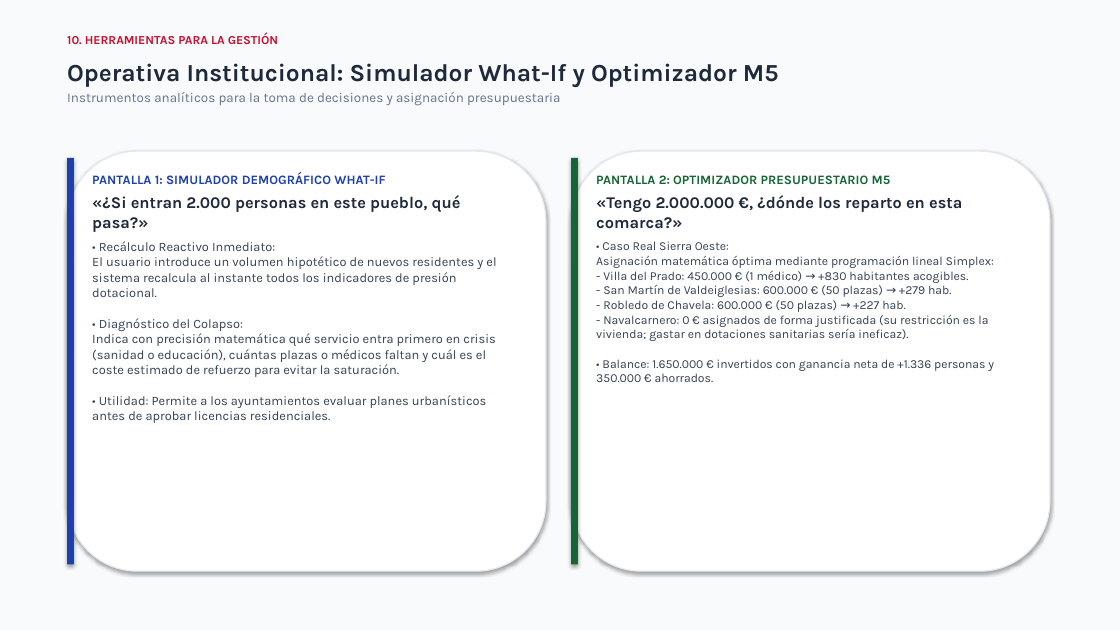
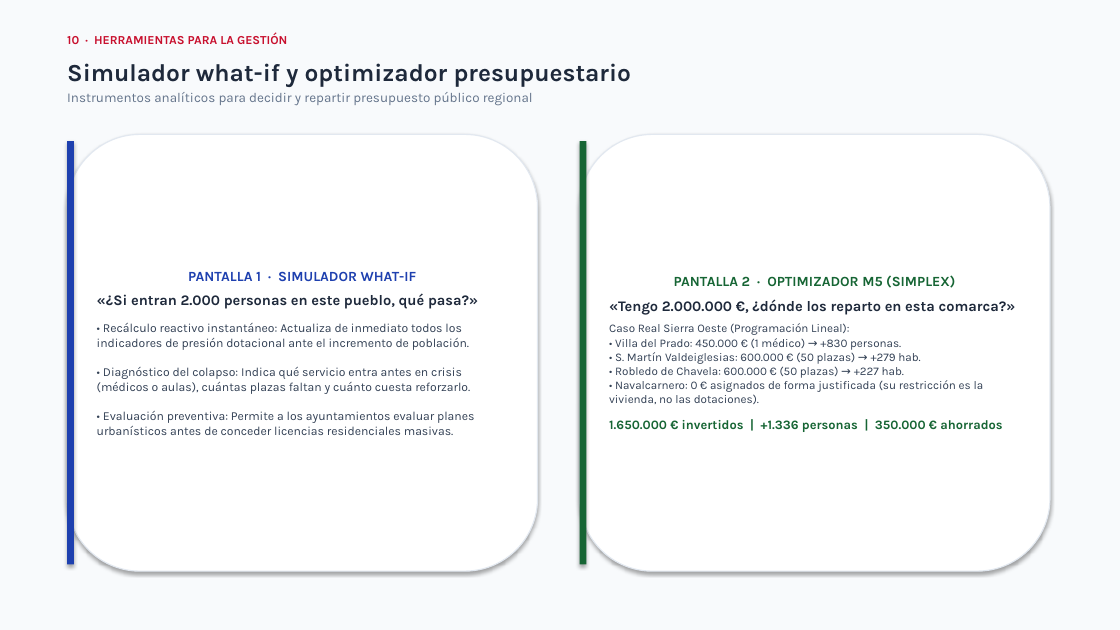
Before and after one commit to AlejandroCuntin/DatathonLodCoreMadrid, a slide deck: slide 11 of presentacion_datathon_10min.pptx. Drawn at 1120x630 pixels with LibreOffice and Linux fonts; fonts in the diff are those of the drawing. Boxes give left, top, right and bottom in pixels: in the first picture for what was removed or moved away, otherwise in the second. Text is boxed around its words. In the diff, an @@ line names an element or a change of style, - is before the commit and + after.

```diff
--- a/presentacion_datathon_10min.pptx
+++ b/presentacion_datathon_10min.pptx
@@ text at [67, 33, 287, 44]: text changed @@
-10. HERRAMIENTAS PARA LA GESTIÓN
+10 · HERRAMIENTAS PARA LA GESTIÓN
@@ text at [67, 63, 631, 105]: text changed @@
-Operativa Institucional: Simulador What-If y Optimizador M5
-Instrumentos analíticos para la toma de decisiones y asignación presupuestaria
+Simulador what-if y optimizador presupuestario
+Instrumentos analíticos para decidir y repartir presupuesto público regional
@@ rectangle: place and size @@
-rectangle at [67, 158, 74, 565]
+rectangle at [67, 141, 74, 565]
@@ rounded rectangle "PANTALLA 1 · SIMULADOR WHAT-IF": place and size @@
-rounded rectangle "PANTALLA 1 · SIMULADOR WHAT-IF" at [67, 151, 546, 571]
+rounded rectangle "PANTALLA 1 · SIMULADOR WHAT-IF" at [67, 134, 538, 571]
@@ rectangle: place and size @@
-rectangle at [571, 158, 578, 565]
+rectangle at [580, 141, 586, 565]
@@ rounded rectangle "PANTALLA 2 · OPTIMIZADOR M5 ...": place and size @@
-rounded rectangle "PANTALLA 2 · OPTIMIZADOR M5 ..." at [596, 175, 994, 382]
+rounded rectangle "PANTALLA 2 · OPTIMIZADOR M5 ..." at [580, 134, 1050, 571]
@@ rounded rectangle "PANTALLA 2 · OPTIMIZADOR M5 ..." at [580, 134, 1050, 571]: vertical alignment top to middle; fill none to #FFFFFF; outline none to #E2E8F0 1 pt; shadow on @@
@@ text removed at [92, 173, 496, 423] @@
-PANTALLA 1: SIMULADOR DEMOGRÁFICO WHAT-IF
-«¿Si entran 2.000 personas en este pueblo, qué pasa?»
-• Recálculo Reactivo Inmediato:
-El usuario introduce un volumen hipotético de nuevos residentes y el sistema recalcula al instante todos los indicadores de presión dotacional.
-• Diagnóstico del Colapso:
-Indica con precisión matemática qué servicio entra primero en crisis (sanidad o educación), cuántas plazas o médicos faltan y cuál es el coste estimado de refuerzo para evitar la saturación.
-• Utilidad: Permite a los ayuntamientos evaluar planes urbanísticos antes de aprobar licencias residenciales.
@@ rounded rectangle removed at [571, 151, 1050, 571] @@
@@ text in rounded rectangle at [97, 271, 478, 435]: text added @@
+PANTALLA 1 · SIMULADOR WHAT-IF
+«¿Si entran 2.000 personas en este pueblo, qué pasa?»
+• Recálculo reactivo instantáneo: Actualiza de inmediato todos los indicadores de presión dotacional ante el incremento de población.
+• Diagnóstico del colapso: Indica qué servicio entra antes en crisis (médicos o aulas), cuántas plazas faltan y cuánto cuesta reforzarlo.
+• Evaluación preventiva: Permite a los ayuntamientos evaluar planes urbanísticos antes de conceder licencias residenciales masivas.
@@ text in rounded rectangle at [609, 299, 1016, 315]: size 14 to 12.5 pt in "«Tengo 2.000.000 €, ¿dónde los reparto en ..."; more space between paragraphs @@
@@ text in rounded rectangle at [674, 275, 955, 288]: text changed; size 11 to 12 pt @@
-PANTALLA 2: OPTIMIZADOR PRESUPUESTARIO M5
+PANTALLA 2 · OPTIMIZADOR M5 (SIMPLEX)
@@ text in rounded rectangle at [609, 323, 1002, 432]: text changed; size 10.5 to 10 pt @@
-• Caso Real Sierra Oeste:
-Asignación matemática óptima mediante programación lineal Simplex:
-- Villa del Prado: 450.000 € (1 médico) → +830 habitantes acogibles.
-- San Martín de Valdeiglesias: 600.000 € (50 plazas) → +279 hab.
-- Robledo de Chavela: 600.000 € (50 plazas) → +227 hab.
-- Navalcarnero: 0 € asignados de forma justificada (su restricción es la vivienda; gastar en dotaciones sanitarias sería ineficaz).
-• Balance: 1.650.000 € invertidos con ganancia neta de +1.336 personas y 350.000 € ahorrados.
+Caso Real Sierra Oeste (Programación Lineal):
+• Villa del Prado: 450.000 € (1 médico) → +830 personas.
+• S. Martín Valdeiglesias: 600.000 € (50 plazas) → +279 hab.
+• Robledo de Chavela: 600.000 € (50 plazas) → +227 hab.
+• Navalcarnero: 0 € asignados de forma justificada (su restricción es la vivienda, no las dotaciones).
+1.650.000 € invertidos | +1.336 personas | 350.000 € ahorrados
```
Also in this commit, not shown: 13 other slides changed, 4 other files.
